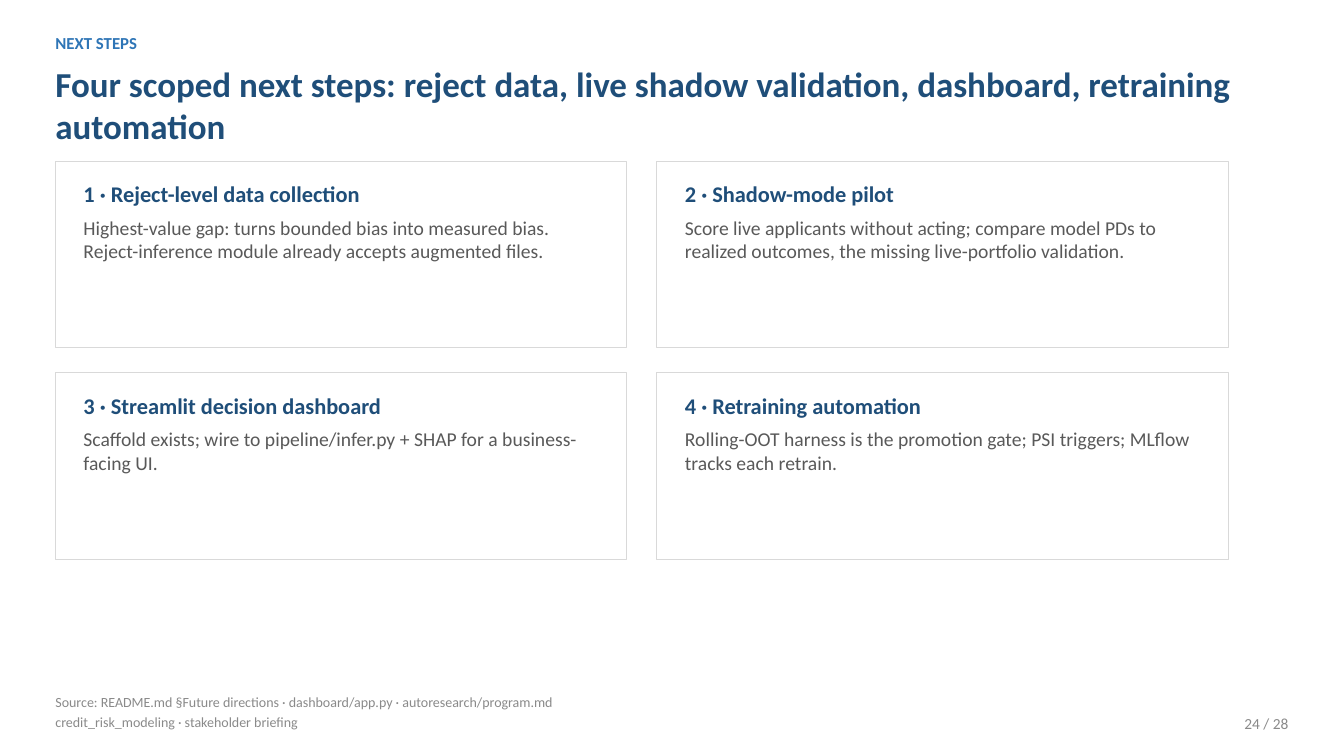
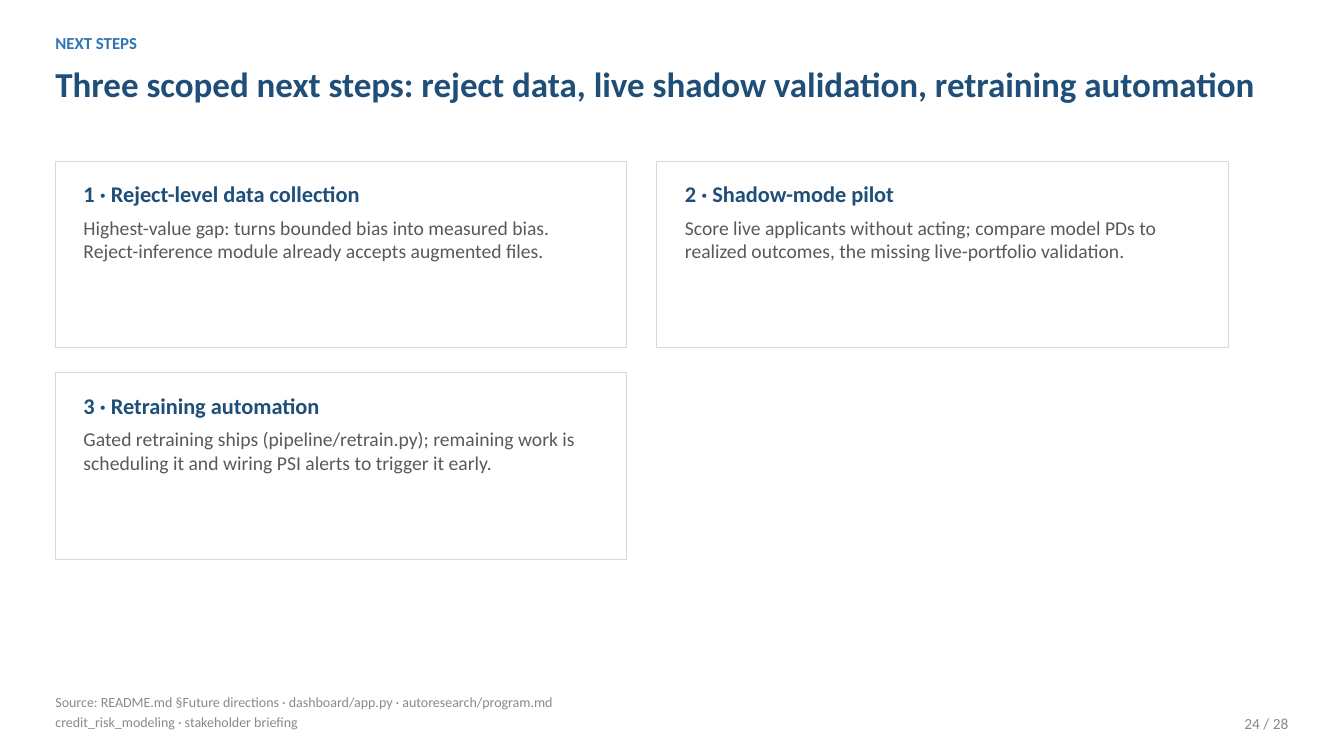
Before and after one commit to tommyalba/credit_risk_idx-partners, a slide deck: slide 24 of presentations/stakeholder_deck.pptx. Drawn at 1344x756 pixels with LibreOffice and Linux fonts; fonts in the diff are those of the drawing. Boxes give left, top, right and bottom in pixels: in the first picture for what was removed or moved away, otherwise in the second. Text is boxed around its words. In the diff, an @@ line names an element or a change of style, - is before the commit and + after.

```diff
--- a/presentations/stakeholder_deck.pptx
+++ b/presentations/stakeholder_deck.pptx
@@ text at [55, 72, 1254, 103]: text changed @@
-Four scoped next steps: reject data, live shadow validation, dashboard, retraining automation
+Three scoped next steps: reject data, live shadow validation, retraining automation
@@ rectangle removed at [657, 373, 1229, 560] @@
@@ text at [83, 398, 574, 474]: text changed @@
-3 · Streamlit decision dashboard
-Scaffold exists; wire to pipeline/infer.py + SHAP for a business-facing UI.
+3 · Retraining automation
+Gated retraining ships (pipeline/retrain.py); remaining work is scheduling it and wiring PSI alerts to trigger it early.
@@ text removed at [685, 398, 1189, 470] @@
-4 · Retraining automation
-Rolling-OOT harness is the promotion gate; PSI triggers; MLflow tracks each retrain.
```
Also in this commit, not shown: 5 other files.
